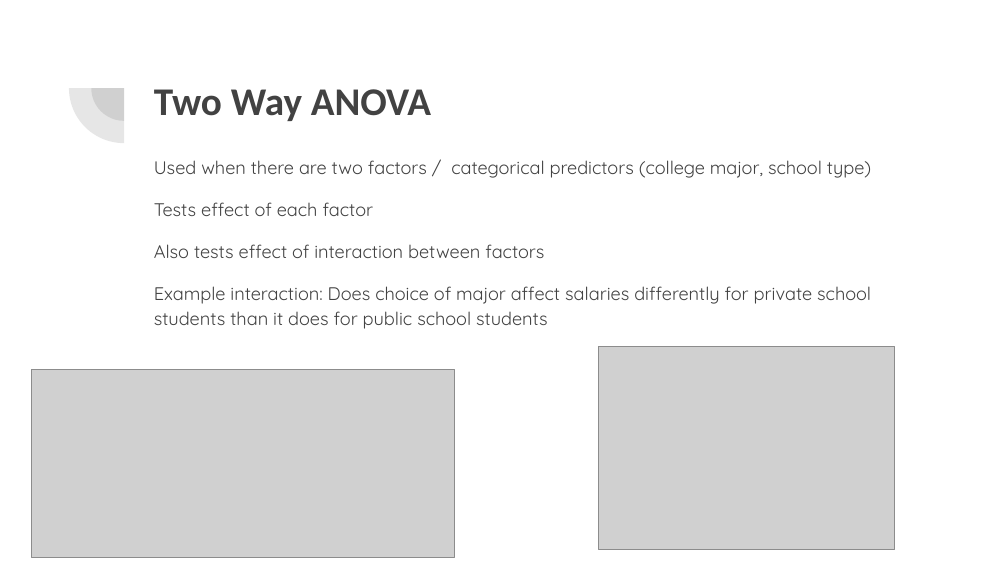
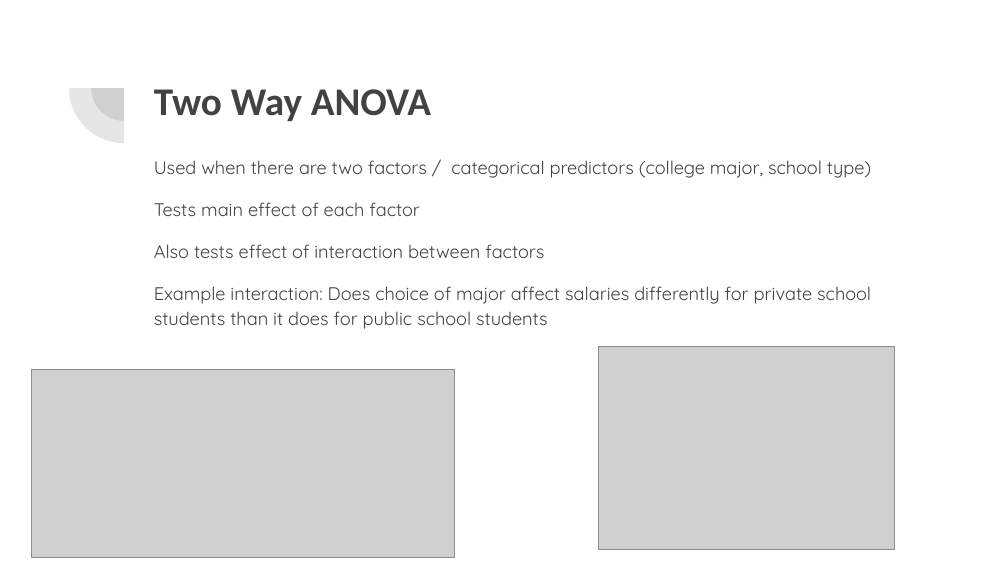
Before and after one commit to rjwrobel86/applied-business-statistics, a slide deck: slide 23 of course-materials/slides/ANOVA.pptx. Drawn at 1008x567 pixels with LibreOffice and Linux fonts; fonts in the diff are those of the drawing; grey boxes stand for pictures. Boxes give left, top, right and bottom in pixels: in the first picture for what was removed or moved away, otherwise in the second. Text is boxed around its words. In the diff, an @@ line names an element or a change of style, - is before the commit and + after.

```diff
--- a/course-materials/slides/ANOVA.pptx
+++ b/course-materials/slides/ANOVA.pptx
@@ text at (154,202,420,216): text changed @@
-Tests effect of each factor
+Tests main effect of each factor
```
Also in this commit, not shown: 17 other slides changed, 2 slides added, 1 slide removed, 6 other files.
